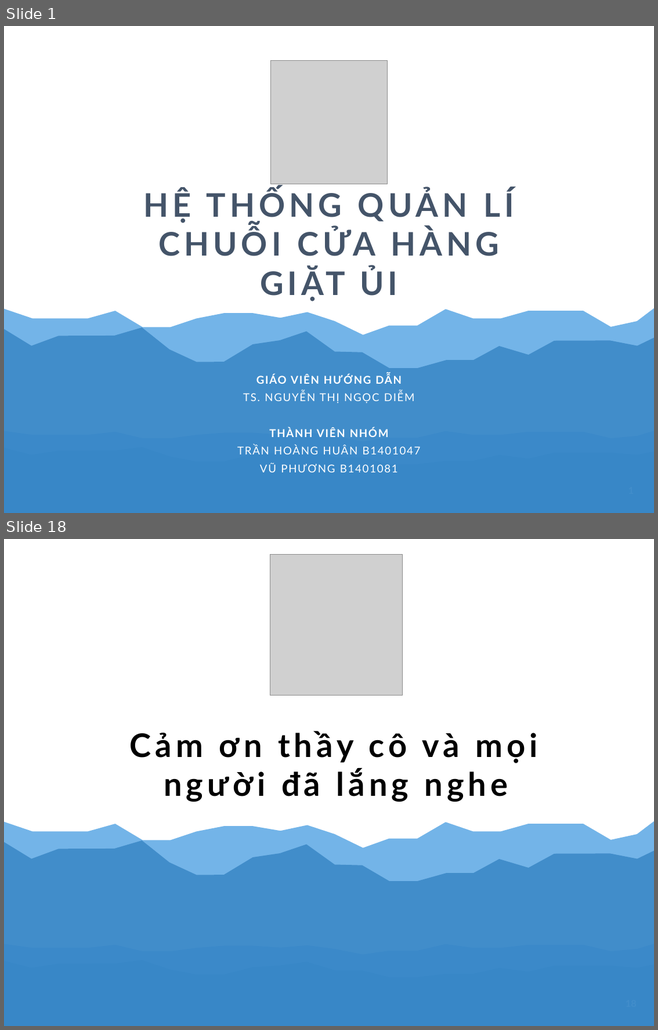
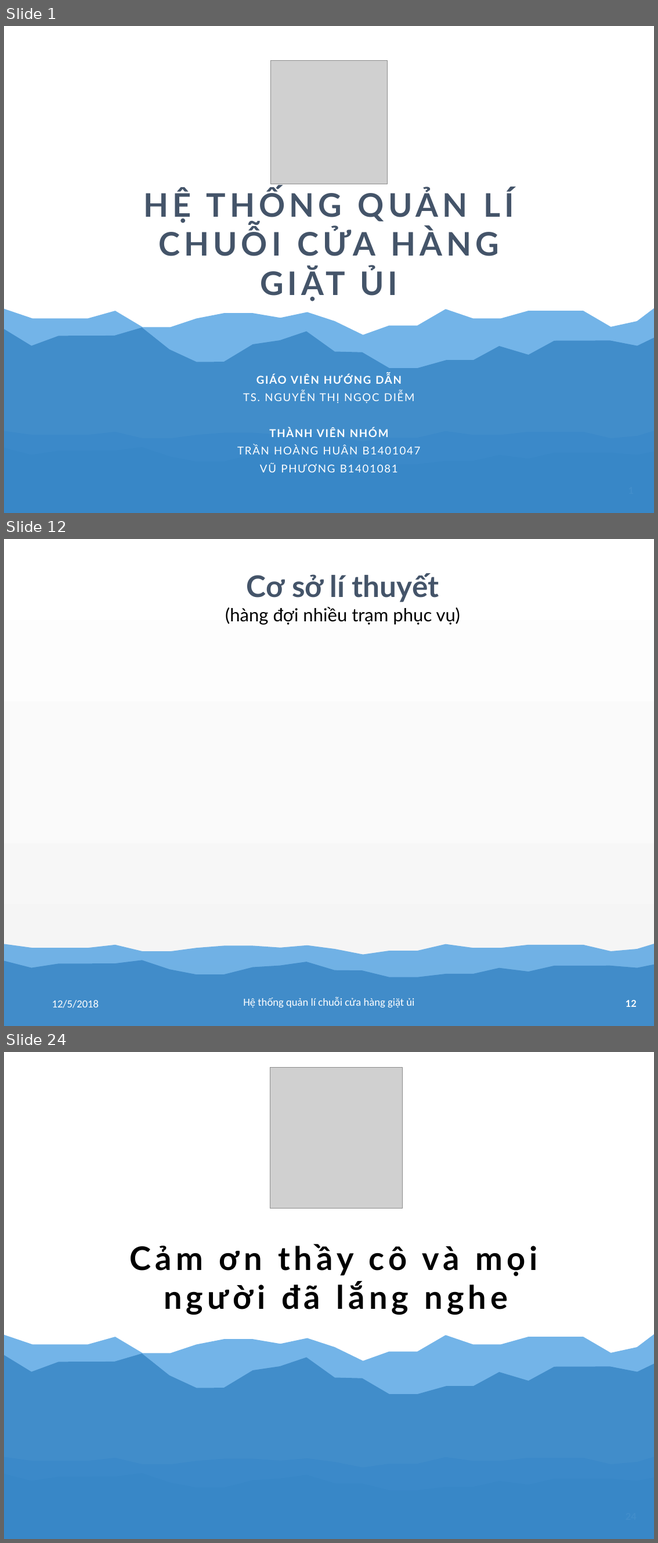
Before and after one commit to tranhoanghuan/Lu-n-v-n, a slide deck: baoCao/bao_cao.pptx. Shown one above the other, each under a label of ours: slides 1 and 18 before the commit, slides 1, 12 and 24 after it; the slides between them are not shown. The pictures are 658x1030 and 658x1543 pixels, drawn with LibreOffice and Linux fonts; fonts in the diff are those of the drawing; grey boxes stand for pictures. Boxes give left, top, right and bottom in pixels: in the first picture for what was removed or moved away, otherwise in the second. Text is boxed around its words. In the diff, an @@ line names an element or a change of style, - is before the commit and + after.

```diff
--- a/baoCao/bao_cao.pptx
+++ b/baoCao/bao_cao.pptx
@@ slide 12 added at [4, 539, 654, 1026], background gradient #FFFFFF to #FBFBFB to #F2F2F2; not listed: 2 template elements that a slide beside it also shows @@
@@ text added at [225, 573, 460, 624], 40 pt, text #000000 @@
+Cơ sở lí thuyết
+(hàng đợi nhiều trạm phục vụ)
@@ text added at [52, 1000, 99, 1008], 24 pt, text #FFFFFF @@
+12/5/2018
@@ text added at [243, 997, 414, 1008], 24 pt, text #FFFFFF @@
+Hệ thống quản lí chuỗi cửa hàng giặt ủi
@@ page number added at [625, 1000, 636, 1007], 21 pt, text #FFFFFF, bold @@
+12
@@ what was slide 18 is now slide 24 @@
```
Also in this commit, not shown: 16 slides changed, 5 other slides added.
